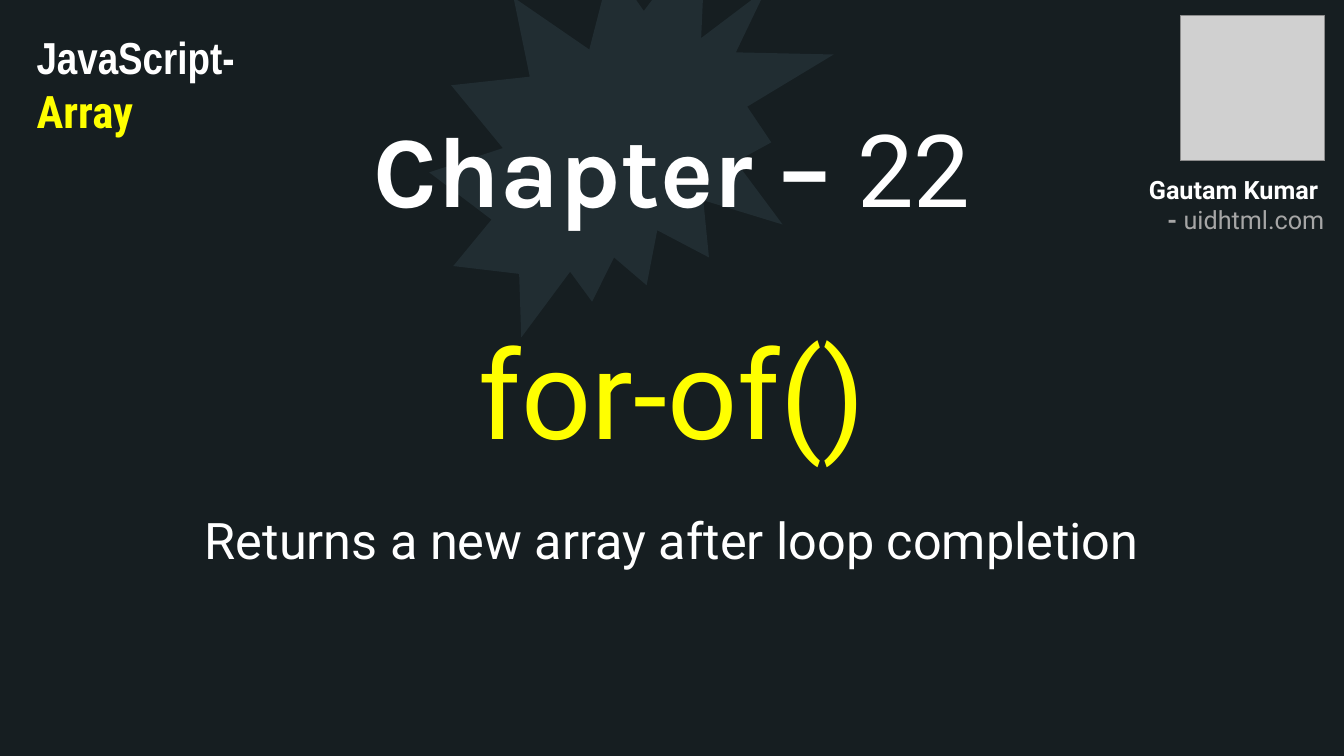
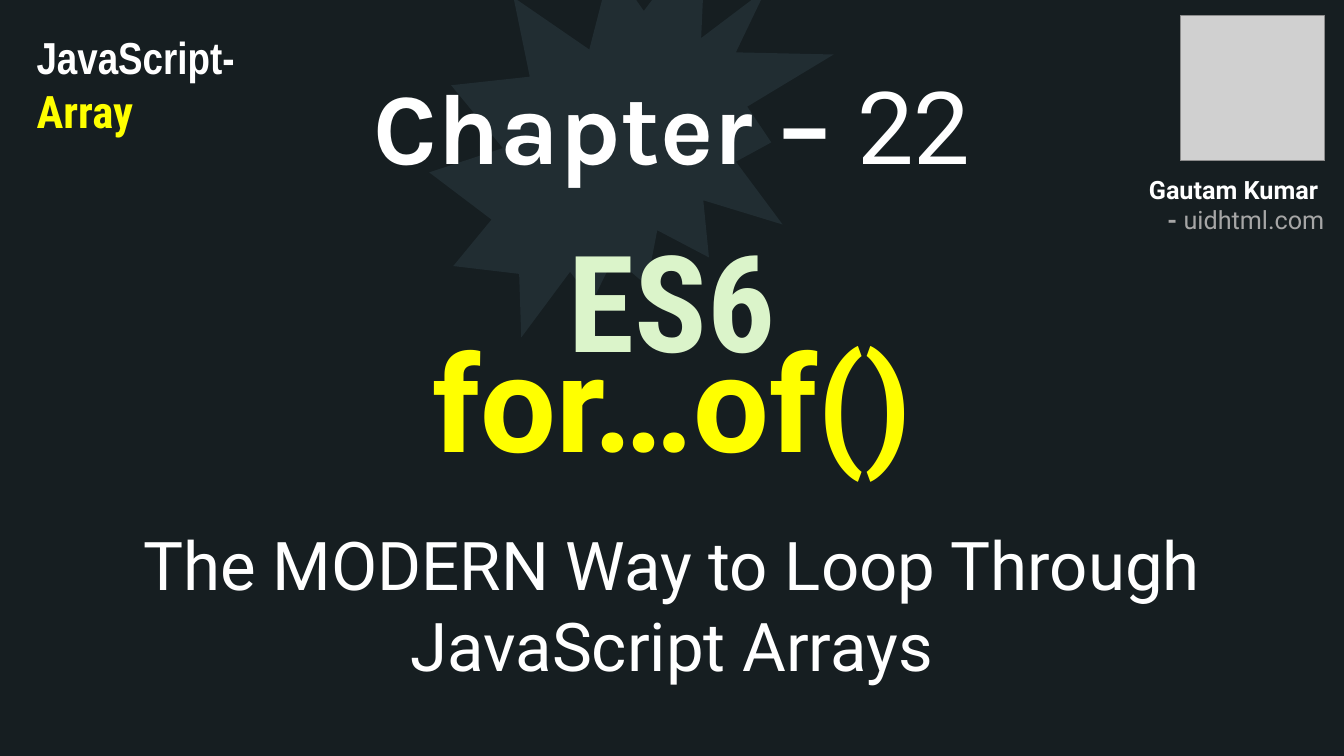
Before and after one commit to uidhtml/javascript-tutorials, a slide deck: slide 72 of Javascript Tutorials.pptx. Drawn at 1344x756 pixels with LibreOffice and Linux fonts; fonts in the diff are those of the drawing; grey boxes stand for pictures. Boxes give left, top, right and bottom in pixels: in the first picture for what was removed or moved away, otherwise in the second. Text is boxed around its words. In the diff, an @@ line names an element or a change of style, - is before the commit and + after.

Commit message:
Added chapter 22

```diff
--- a/Javascript Tutorials.pptx
+++ b/Javascript Tutorials.pptx
@@ title "Chapter – 22": place and size @@
-title "Chapter – 22" at bbox=[373, 134, 970, 230]
+title "Chapter – 22" at bbox=[373, 91, 970, 188]
@@ text added at bbox=[569, 255, 775, 384], 96 pt, text #DBF4CA, bold @@
+ES6
@@ text at bbox=[432, 328, 912, 482]: text changed; size 88 to 96 pt; bold on @@
-for-of()
+for…of()
@@ text at bbox=[143, 539, 1200, 686]: text changed; size 36 to 48 pt @@
-Returns a new array after loop completion
+The MODERN Way to Loop Through JavaScript Arrays
```
Also in this commit, not shown: 1 other slide changed, 12 other files.
